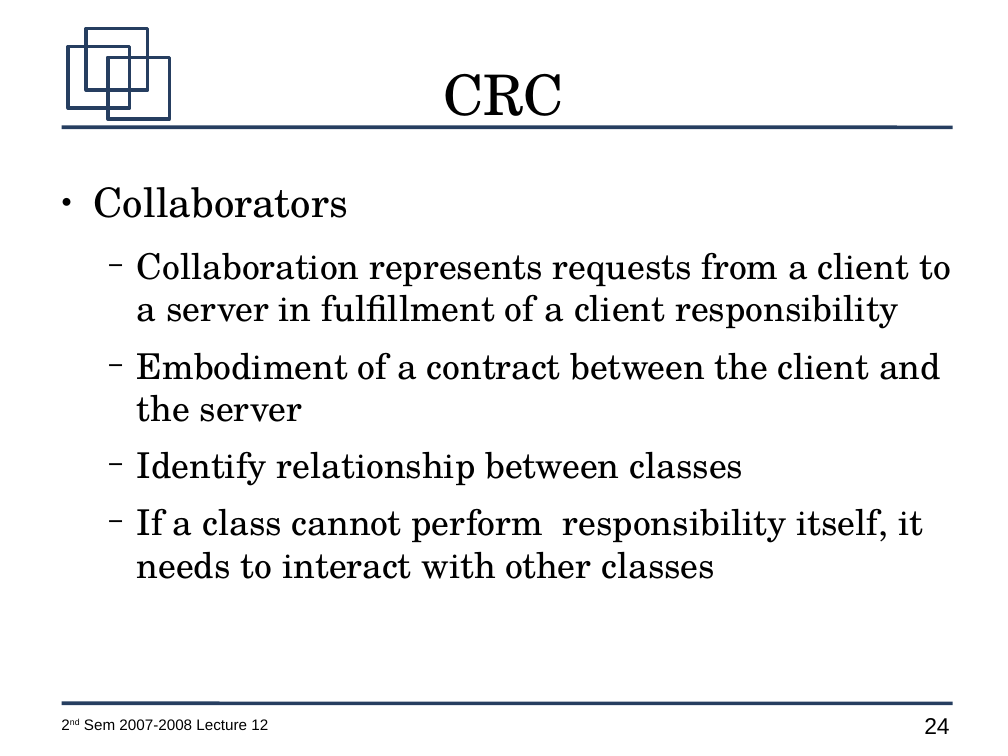
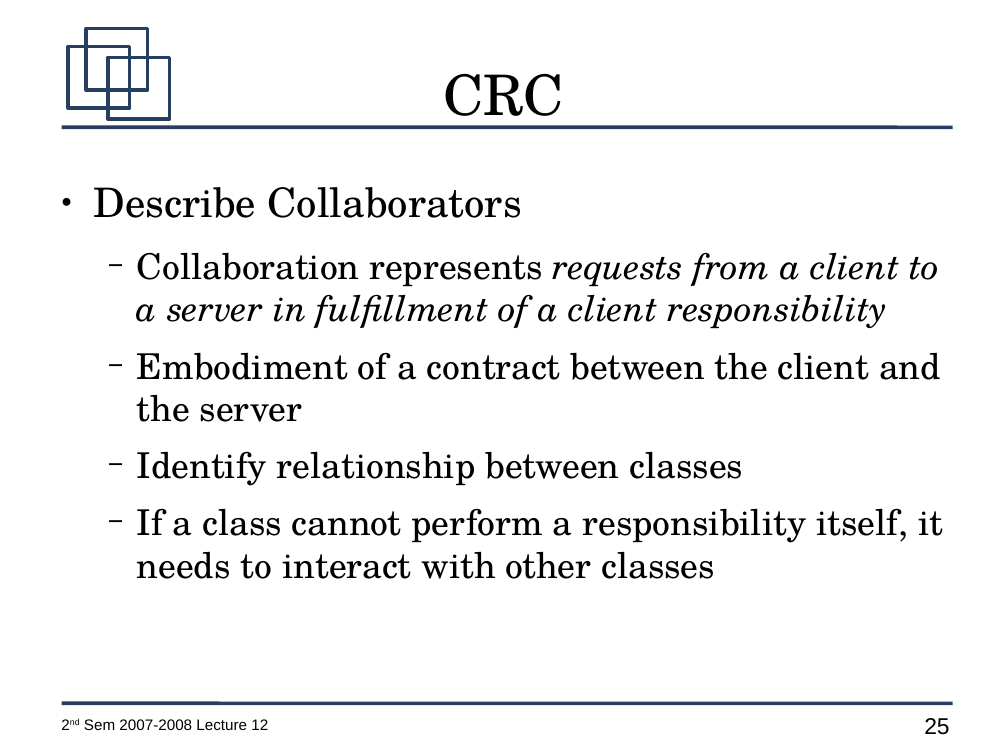
Before and after one commit to jachermocilla/jach-homepage, a slide deck: slide 25 of CMSC128-2nd-Sem-2007-L12.odp (slide 24 before the commit). Drawn at 1008x756 pixels with LibreOffice and Linux fonts; fonts in the diff are those of the drawing. Boxes give left, top, right and bottom in pixels: in the first picture for what was removed or moved away, otherwise in the second. Text is boxed around its words. In the diff, an @@ line names an element or a change of style, - is before the commit and + after.

```diff
--- a/CMSC128-2nd-Sem-2007-L12.odp
+++ b/CMSC128-2nd-Sem-2007-L12.odp
@@ text at <box>94,187,521,218</box>: text changed @@
-● Collaborators
+● Describe Collaborators
@@ text at <box>137,252,939,329</box>: italic on in "requests from a client to a server ..." @@
@@ text at <box>137,508,943,579</box>: text changed @@
-  − If a class cannot perform responsibility itself, it needs to interact with other classes
+  − If a class cannot perform a responsibility itself, it needs to interact with other classes
@@ page number at <box>924,718,949,735</box>: text changed @@
-24
+25
```
Also in this commit, not shown: 12 other slides changed, 9 slides added, 1 slide removed.
